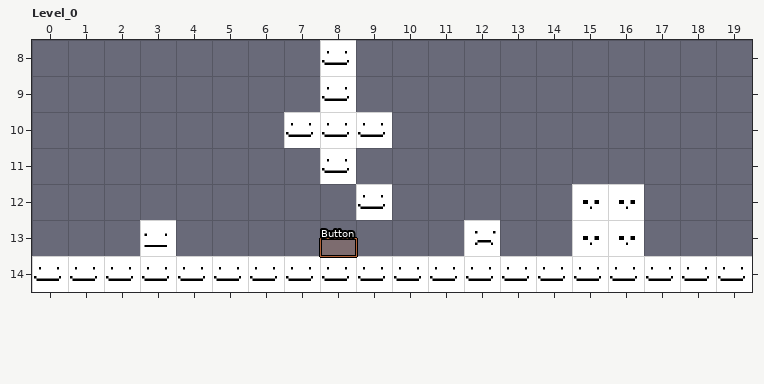
LDtk project, stored at shared/maps.ldtk. Above: the version before the commit.
Cells are 64x64 px. Shown: Level_0 x 0..19, y 8..14.
Once edited:
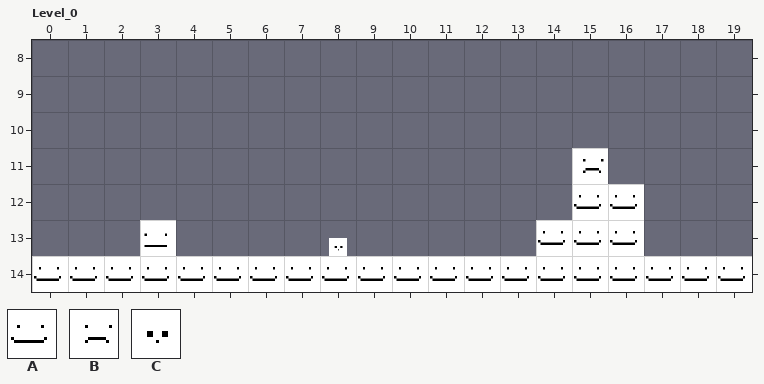
Key: from "PlaceholderSpritesheet": A 0, B 1, C 3.
_ is an empty cell.
Objects are placed by their top-left corner, in cells (3,4 is the top-left corner of cell 3,4); size is 1x1 cell unless given.
Log entry: fixed collision clipping, added door entity (needs to be fully implemented)
From old to new:
Layer "IntGrid":
The tile that lay hidden is removed in row 13 at x 12.
Layer "Tiles":
Tile C gives way to tile A in rows 12 to 13 at x 15 to 16.
The edit adds tile A in row 13 at x 14.
Tile A is removed in rows 8 to 9 at x 8; in row 10 at x 7 to 9; in row 11 at x 8; in row 12 at x 9.
Tile B is removed in row 13 at x 12.
Layer "Entities":
Object "Button" rectangle at 8,13.5 size 1x0.5 becomes C "Button" at 8,13.5 size 1x0.5.
A new object: B "Door" at 15,10 size 1x2.
Where, in picture pixels (left, top, right, bottom), the same in both pictures:
removed: (284, 40, 392, 220)
changed: (536, 148, 637, 256)
removed: (464, 220, 500, 256)
changed: (320, 238, 356, 256)
